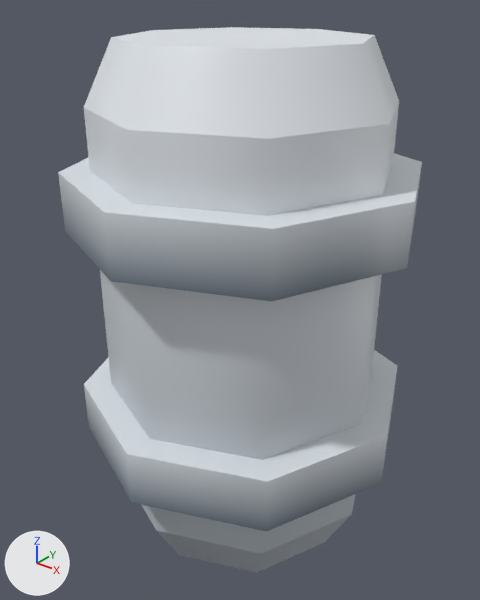
What one commit did to the glTF model client/public/assets/kenney-station/container-tall.glb.
One viewpoint serves both versions: a camera (50 mm lens) standing at (0.667, -0.847, 0.98) and looking at (-0.008, -0.003, 0.456). Lighting does not change. The marker at lower left points along +X, +Y and +Z. The picture after the commit comes second. Where no turn or scale is listed for an object, it has been applied to the vertices. Vertices at exactly the same position are counted once.

The older version as bpy lines, for what is in view:
```python
me_container_tall = bpy.data.meshes.new('container-tall')
me_container_tall.from_pydata(...)  # 64 vertices, 116 faces; spans x -0.3..0.3, y -0.3..0.3, z -0.45..0.45
me_container_tall.materials.append(mat_defaultmaterial)
ob_container_tall = bpy.data.objects.new('container-tall', me_container_tall)
ob_container_tall.location = (0.0, 0.0, 0.45)
```
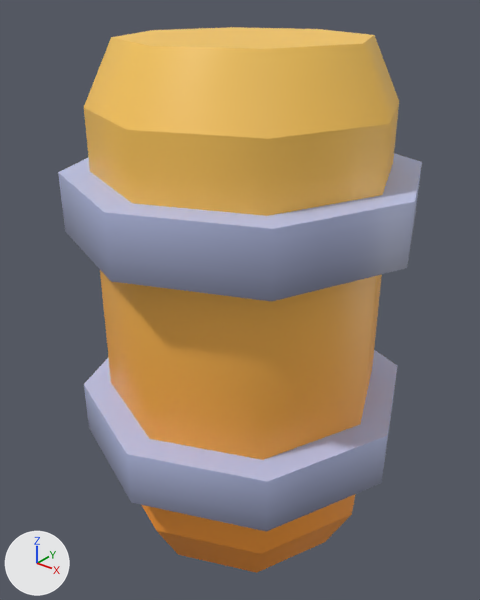
What differs and where, as boxes (x1, y1, x2, y2) in the pictures (480 x 600 px):
part 1 of me_container_tall, recoloured (light grey to orange)
    both: (121, 132, 389, 573)
part 2 of me_container_tall, recoloured (white to orange)
    both: (84, 27, 399, 529)
part 3 of me_container_tall, recoloured
    both: (66, 205, 415, 531)
part 4 of me_container_tall, recoloured
    both: (58, 153, 422, 503)

The edits, one by one:
me_container_tall has 64 vertices, 116 faces and spans x -0.3..0.3, y -0.3..0.3, z -0.45..0.45.
me_container_tall is used by ob_container_tall; location (0.0, 0.0, 0.45).
me_container_tall part 1: 30 faces centred in x -0.226..0.226, y -0.226..0.226, z -0.45..-0.117 are repainted in the vertex colours; the middle colour goes from light grey #b7bfc7 to orange #ff9d35.
me_container_tall part 2: 30 faces centred in x -0.226..0.226, y -0.226..0.226, z 0.117..0.45 are repainted in the vertex colours; the middle colour goes from white #e7ecf1 to orange #ffc95c.
me_container_tall part 3: 28 faces centred in x -0.271..0.271, y -0.271..0.271, z -0.25..0.183 are repainted in the vertex colours; the middle colour goes from greyish blue #6c7885 to greyish blue #7d829a.
me_container_tall part 4: 28 faces centred in x -0.271..0.271, y -0.271..0.271, z -0.183..0.25 are repainted in the vertex colours; the middle colour goes from white #dde3e9 to blue #bfc8f0.
